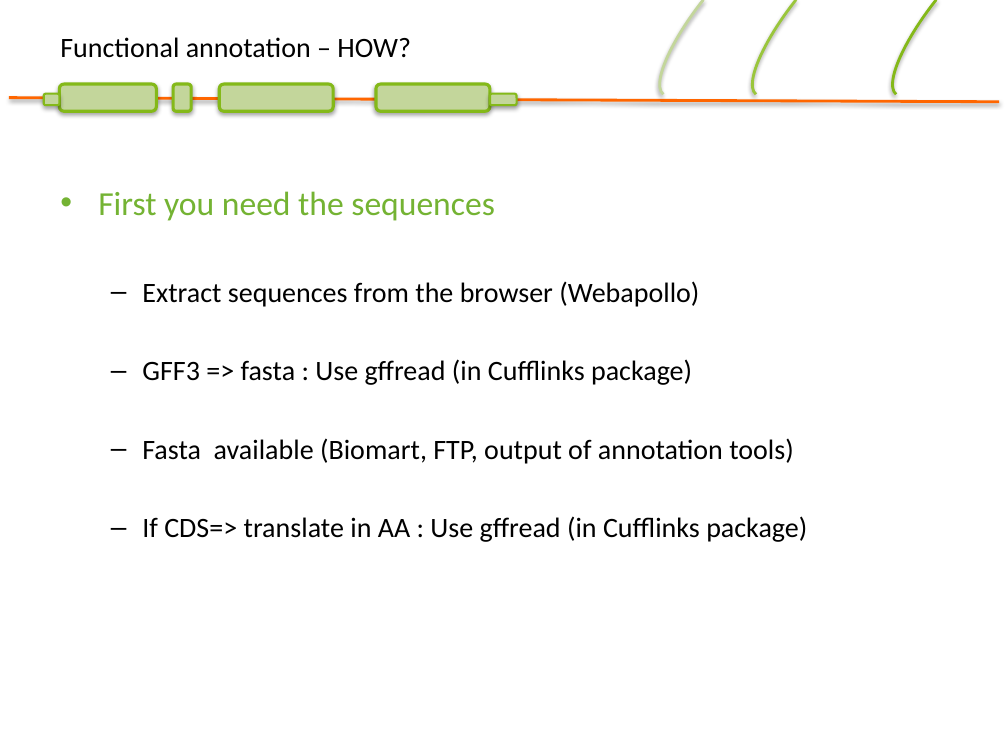
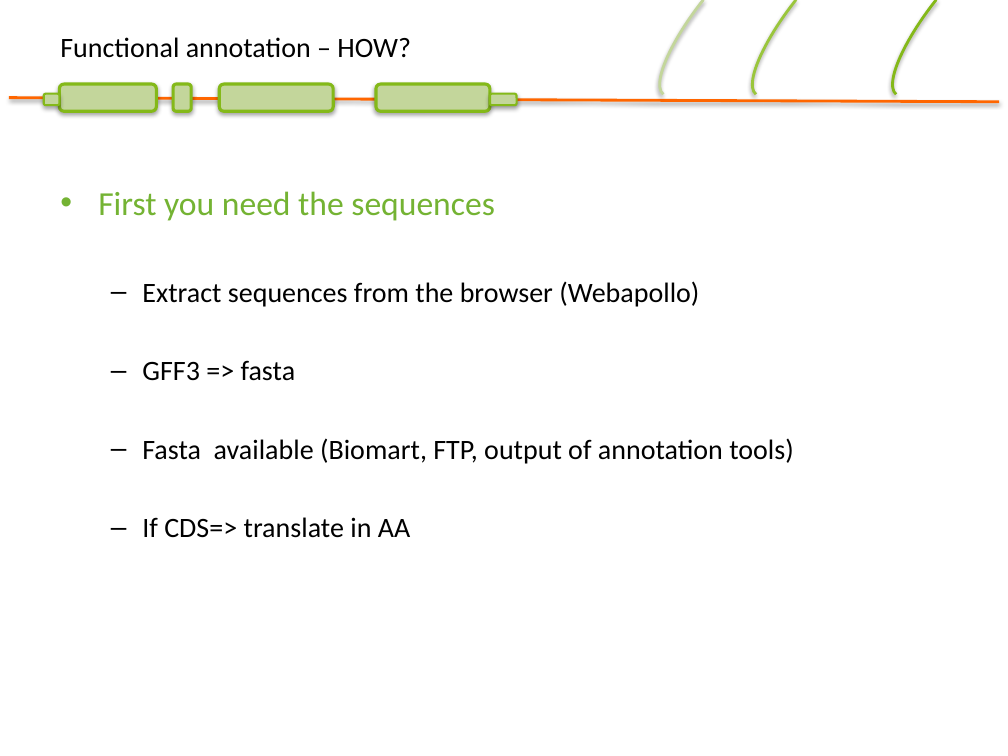
Before and after one commit to SGBC/course, a slide deck: slide 11 of nbis_annotation/slides/Functional_annotation.pptx (slide 10 before the commit). Drawn at 1008x756 pixels with LibreOffice and Linux fonts; fonts in the diff are those of the drawing; background and template pictures are left out. Boxes give left, top, right and bottom in pixels: in the first picture for what was removed or moved away, otherwise in the second. Text is boxed around its words. In the diff, an @@ line names an element or a change of style, - is before the commit and + after.

```diff
--- a/nbis_annotation/slides/Functional_annotation.pptx
+++ b/nbis_annotation/slides/Functional_annotation.pptx
@@ text at [142, 360, 296, 381]: text changed @@
-  – GFF3 => fasta : Use gffread (in Cufflinks package)
+  – GFF3 => fasta
@@ text at [142, 517, 410, 538]: text changed @@
-  – If CDS=> translate in AA : Use gffread (in Cufflinks package)
+  – If CDS=> translate in AA
```
Also in this commit, not shown: 7 other slides changed, 1 slide added, 7 other files.
